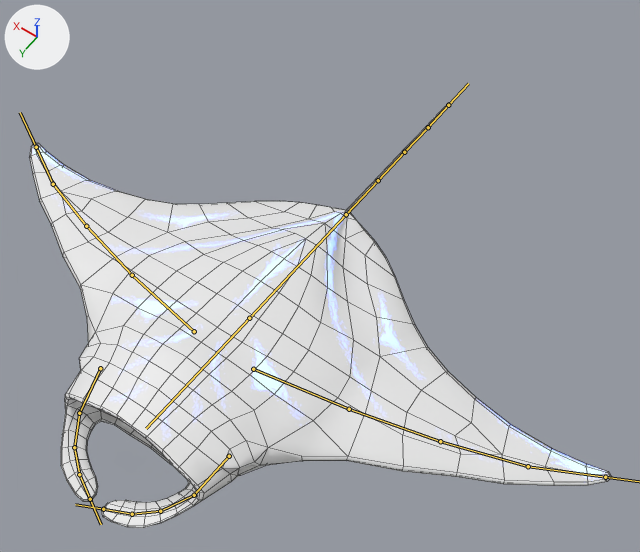
A saved change to the FBX model Assets/Models/MantaRay/MantaRay.fbx.
Before and after are seen from a 50 mm lens placed at (-5.27, 5.3, 10.75), pointed at (-0.42, -1.49, 0.08). Arrows for +X, +Y and +Z are at upper left; the lights stay in place. Both versions are drawn at frame 1 of the action 'Armature|Bank_Right'; the numbers are the values there. The bones that bend it are drawn over the model as lines. Mesh edges are drawn as thin lines.

In view in the first picture: 'Low Poly'.
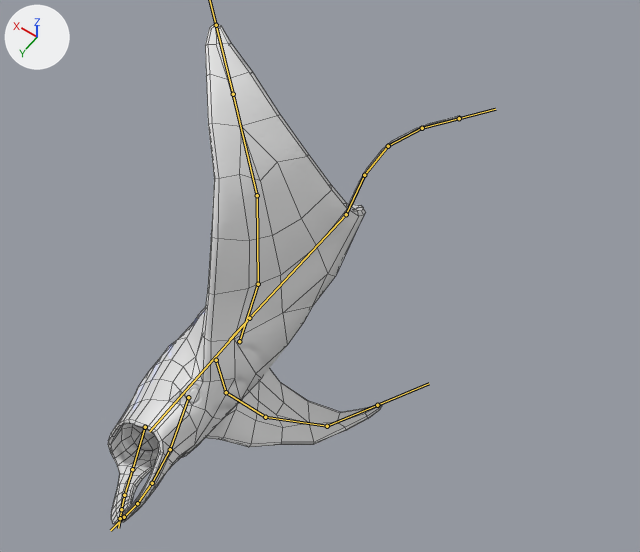
What the commit changed:
Bone 'Spine1' (bone_spine1) turns from (0, 0, 0) to (0, 61, 0) degrees about its own x, y and z.
Bone 'Spine2' (bone_spine2) turns from (0, 0, 0) to (-1, -1, 0) degrees about its own x, y and z.
Bone 'Fin1_R' (bone_fin1_r) turns from (0, 0, 0) to (-25, -27, 11) degrees about its own x, y and z.
Bone 'Fin2_R' (bone_fin2_r) turns from (0, 0, 0) to (-26, -5, 4) degrees about its own x, y and z.
Bone 'Fin3_R' (bone_fin3_r) turns from (0, 0, 0) to (-40, -12, 9) degrees about its own x, y and z.
Bone 'Fin4_R' (bone_fin4_r) turns from (0, 0, 0) to (-48, -25, 18) degrees about its own x, y and z.
Bone 'Fin1_L' (bone_fin1_l) turns from (0, 0, 0) to (16, -13, -9) degrees about its own x, y and z.
Bone 'Fin2_L' (bone_fin2_l) turns from (0, 0, 0) to (21, -5, -1) degrees about its own x, y and z.
Bone 'Fin3_L' (bone_fin3_l) turns from (0, 0, 0) to (31, -9, -3) degrees about its own x, y and z.
Bone 'Fin4_L' (bone_fin4_l) turns from (0, 0, 0) to (31, -15, -4) degrees about its own x, y and z.
Bone 'Stinger1' (bone_stinger1) turns from (0, 0, 0) to (0, 0, 16) degrees about its own x, y and z.
Bone 'Stinger2' (bone_stinger2) turns from (0, 0, 0) to (0, 0, -11) degrees about its own x, y and z.
Bone 'Stinger3' (bone_stinger3) turns from (0, 0, 0) to (0, 0, -22) degrees about its own x, y and z.
Bone 'Stinger4' (bone_stinger4) turns from (0, 0, 0) to (0, 0, -16) degrees about its own x, y and z.

Changed parts and their boxes (x1, y1, x2, y2) in the pictures (640 x 552 px):
'Low Poly', posed (39% narrower, 17% taller)
    before: (29, 102, 611, 528)
    after: (108, 24, 460, 524)
bone 'Spine2', root to tip
    before: (249, 318) to (146, 428)
    after: (249, 318) to (149, 431)
bone 'Fin1_R', root to tip
    before: (194, 331) to (132, 275)
    after: (216, 360) to (226, 392)
bone 'Fin2_R', root to tip
    before: (132, 275) to (86, 226)
    after: (226, 392) to (265, 417)
bone 'Fin3_R', root to tip
    before: (86, 226) to (53, 184)
    after: (265, 417) to (327, 426)
bone 'Fin4_R', root to tip
    before: (53, 184) to (36, 147)
    after: (327, 426) to (377, 405)
bone 'Fin1_L', root to tip
    before: (253, 369) to (349, 409)
    after: (239, 341) to (258, 284)
bone 'Fin2_L', root to tip
    before: (349, 409) to (440, 441)
    after: (258, 284) to (257, 195)
bone 'Fin3_L', root to tip
    before: (440, 441) to (528, 466)
    after: (257, 195) to (233, 94)
bone 'Fin4_L', root to tip
    before: (528, 466) to (605, 477)
    after: (233, 94) to (216, 25)
bone 'Stinger1', root to tip
    before: (346, 214) to (378, 180)
    after: (346, 214) to (364, 175)
bone 'Stinger2', root to tip
    before: (378, 180) to (404, 152)
    after: (364, 175) to (388, 146)
bone 'Stinger3', root to tip
    before: (404, 152) to (428, 127)
    after: (388, 146) to (422, 128)
bone 'Stinger4', root to tip
    before: (428, 127) to (448, 105)
    after: (422, 128) to (459, 118)
